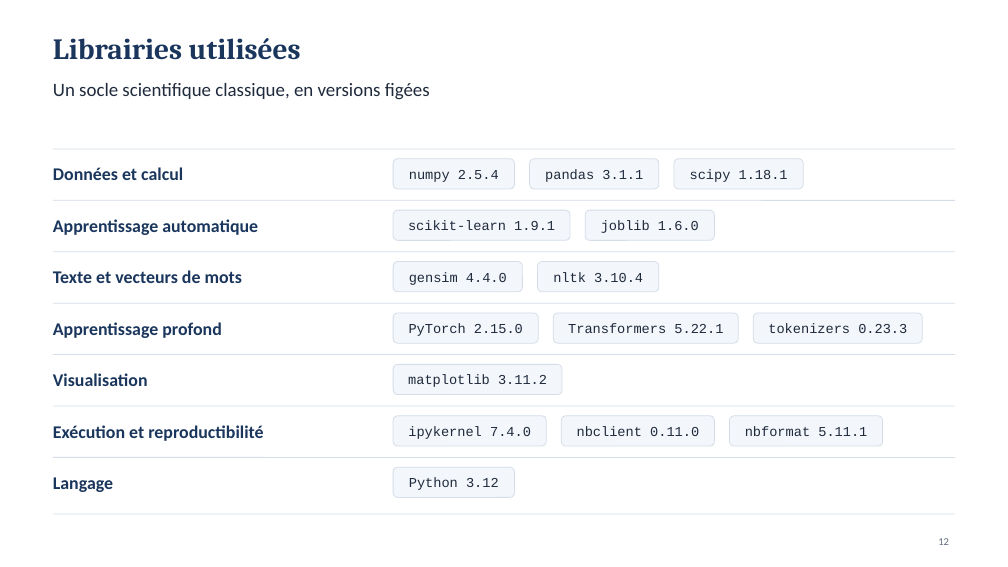
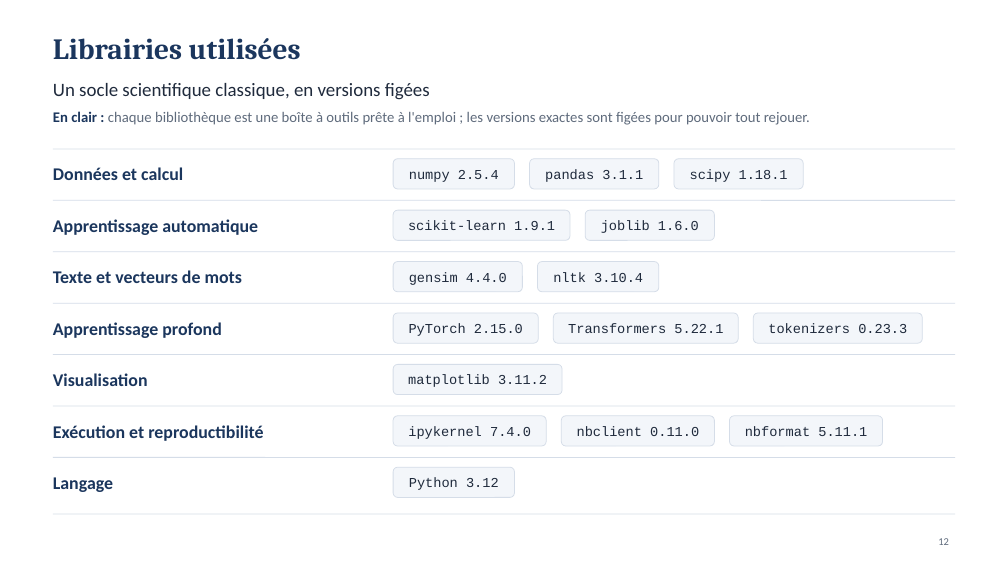
Before and after one commit to MADENIYOU/siem-open-world-log-classification, a slide deck: slide 12 of presentation/Soutenance_SIEM_monde_ouvert.pptx. Drawn at 1008x567 pixels with LibreOffice and Linux fonts; fonts in the diff are those of the drawing. Boxes give left, top, right and bottom in pixels: in the first picture for what was removed or moved away, otherwise in the second. Text is boxed around its words. In the diff, an @@ line names an element or a change of style, - is before the commit and + after.

```diff
--- a/presentation/Soutenance_SIEM_monde_ouvert.pptx
+++ b/presentation/Soutenance_SIEM_monde_ouvert.pptx
@@ text added at (53,111,810,125), 14 pt, text #5F6B7C @@
+En clair : chaque bibliothèque est une boîte à outils prête à l'emploi ; les versions exactes sont figées pour pouvoir tout rejouer.
```
Also in this commit, not shown: 16 other slides changed, 3 slides added, 3 other files.
